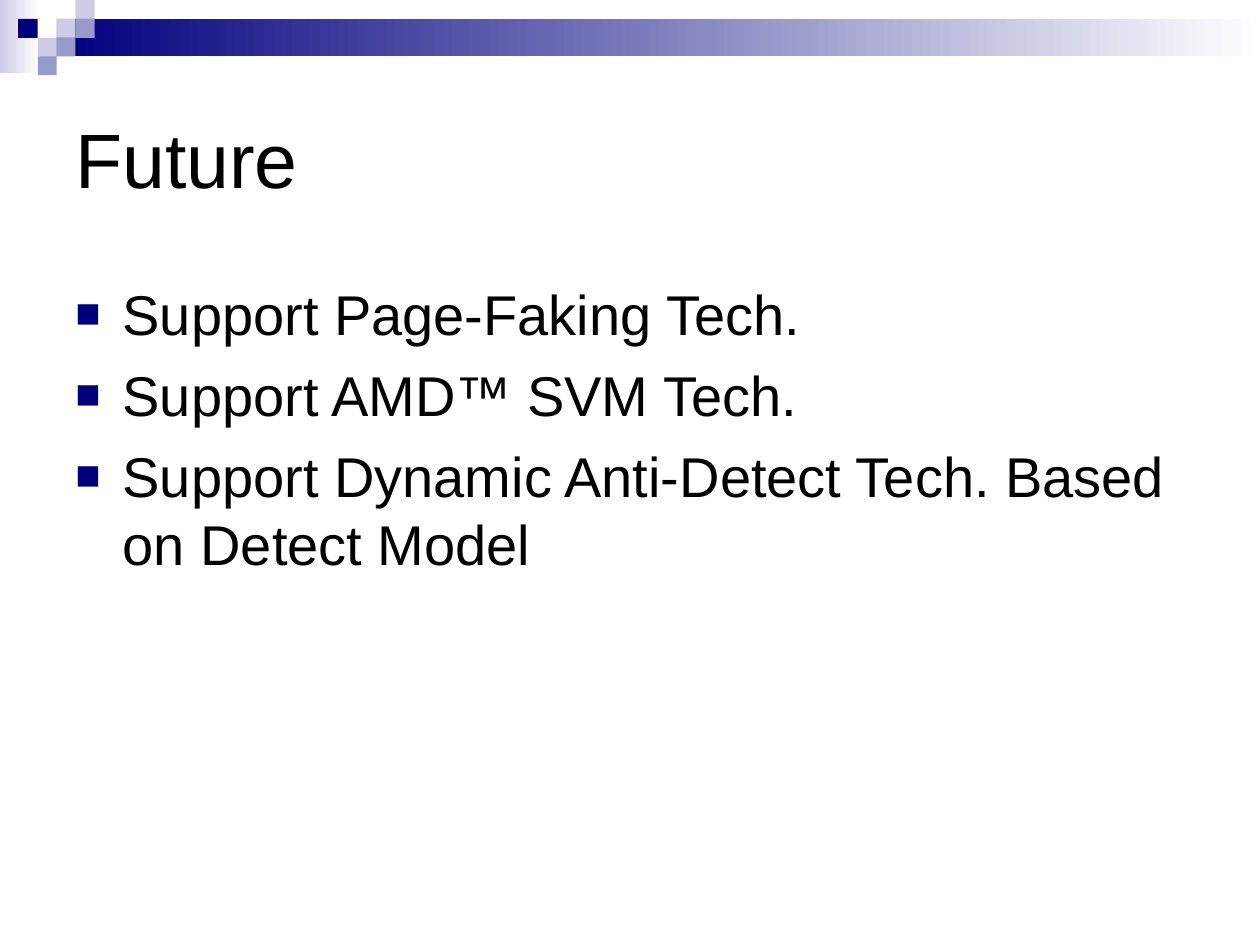
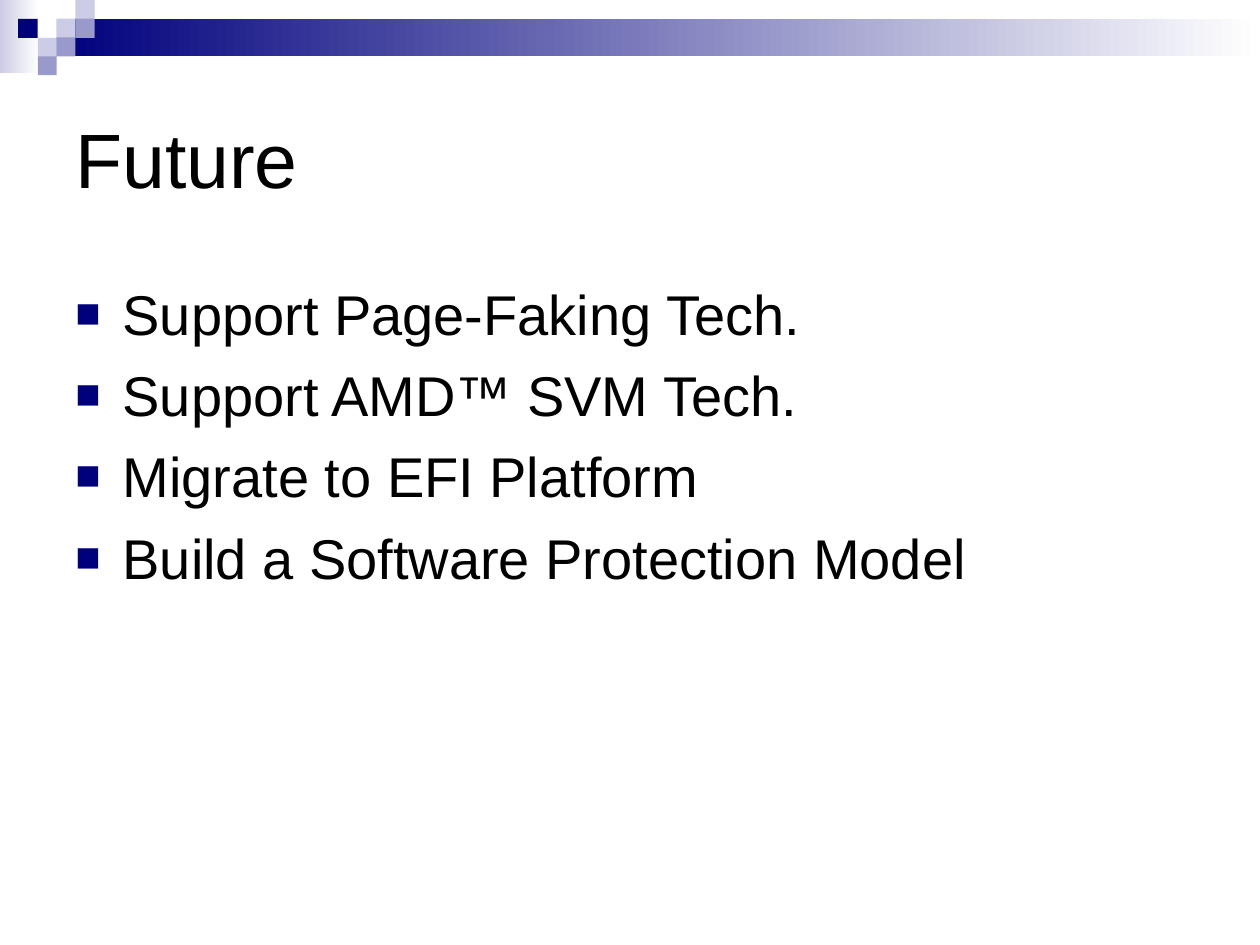
Before and after one commit to xdel/bluepillstudy, a slide deck: slide 8 of Framework/MadDog/doc/MadDog Project.ppt (slide 6 before the commit). Drawn at 1260x945 pixels with LibreOffice and Linux fonts; fonts in the diff are those of the drawing. Boxes give left, top, right and bottom in pixels: in the first picture for what was removed or moved away, otherwise in the second. Text is boxed around its words. In the diff, an @@ line names an element or a change of style, - is before the commit and + after.

```diff
--- a/Framework/MadDog/doc/MadDog Project.ppt
+++ b/Framework/MadDog/doc/MadDog Project.ppt
@@ text at (123,456,966,580): text changed @@
-■ Support Dynamic Anti-Detect Tech. Based on Detect Model
+■ Migrate to EFI Platform
+■ Build a Software Protection Model
```
Also in this commit, not shown: 2 other slides changed, 4 slides added, 2 slides removed.
